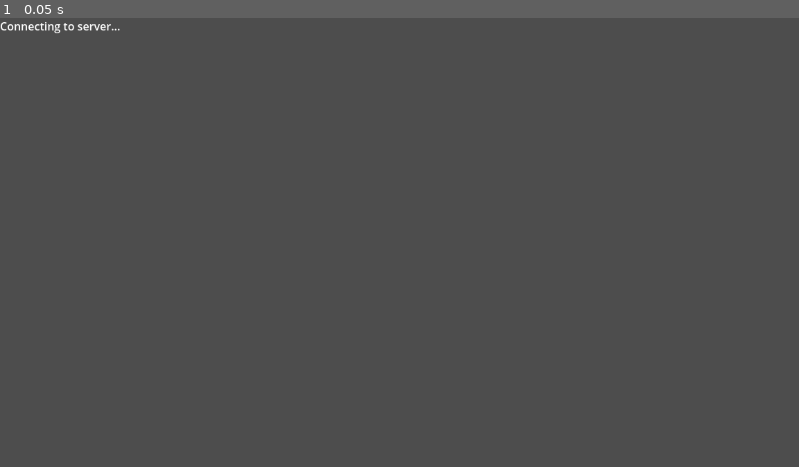
Above: before the commit, frame 1.
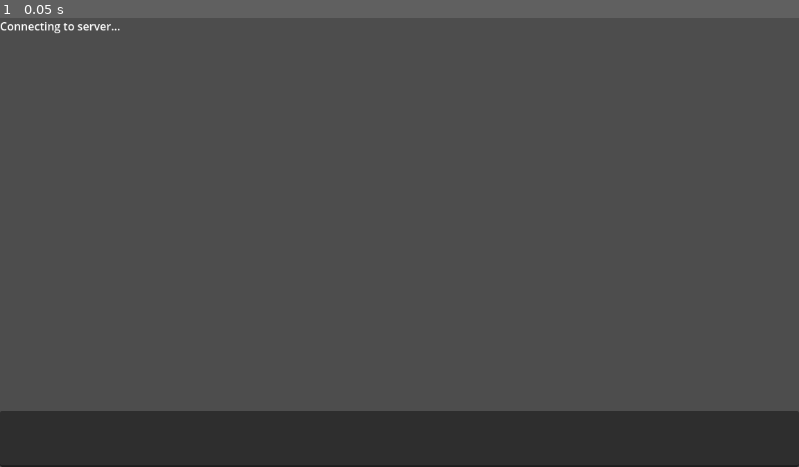
Above: after the commit, the same moment.

Repository: yeti-collective/go-godot-poc
Game: Godot game, scene res://Main.tscn
Two runs of this game, one before a commit and one after it. Both use one fixed random seed, a clock stepped at 60 frames per second and the inputs below.
Inputs:
- Up to frame 1 (0.05 s): no input

The runs differ from the first frame. In frame 1, 12% of the frame differs, in the area x 0-100%, y 87-100%.

Commit message:
Completed chat client connection

Diff:
--- a/client/Main.tscn
+++ b/client/Main.tscn
@@ -15,3 +15,12 @@
 grow_horizontal = 2
 script = ExtResource("2_uu6xs")
 metadata/_custom_type_script = "uid://duy2kpxogly3y"
+
+[node name="LineEdit" type="LineEdit" parent="GUI"]
+anchors_preset = 12
+anchor_top = 1.0
+anchor_right = 1.0
+anchor_bottom = 1.0
+offset_top = -81.0
+grow_horizontal = 2
+grow_vertical = 0
--- a/client/main.gd
+++ b/client/main.gd
@@ -3,28 +3,58 @@
 const packets := preload("res://packets.gd")
 
 @onready var chat_log: ChatLog = $GUI/ChatLog
+@onready var line_input: LineEdit = $GUI/LineEdit
 
 func _ready() -> void:
+	# Connect the websocket client to our packet handling methods
 	WebsocketClient.connected_to_server.connect(_on_ws_connected_to_server)
 	WebsocketClient.connection_closed.connect(_on_ws_connection_closed)
 	WebsocketClient.packet_received.connect(_on_ws_packet_received)
+
+	# Connect the line input
+	line_input.text_submitted.connect(_on_line_edit_text_submitted)
 
 	chat_log.info("Connecting to server...")
 	WebsocketClient.connect_to_url("ws://127.0.0.1:8080/ws")
 
 func _on_ws_connected_to_server() -> void:
-	var packet := packets.Packet.new()
-	var chat_msg := packet.new_chat()
-	chat_msg.set_msg("Hello, Golang!")
-
-	var err := WebsocketClient.send(packet)
-	if err:
-		chat_log.error("Error sending packet")
-	else:
-		chat_log.success("Sent packet")
+	chat_log.success("Connected to server!")
 
 func _on_ws_connection_closed() -> void:
 	chat_log.info("Connection closed")
 
 func _on_ws_packet_received(packet: packets.Packet) -> void:
-	chat_log.info("Received packet from the server: %s" % packet)
+	var sender_id := packet.get_sender_id()
+	if packet.has_id():
+		_handle_id_msg(sender_id, packet.get_id())
+	elif packet.has_chat():
+		_handle_chat_msg(sender_id, packet.get_chat())
+
+# This is the method that gets called on registration with the server. It means we
+# get to know our own client id.
+func _handle_id_msg(_sender_id: int, id_msg: packets.IdMessage) -> void:
+	var client_id := id_msg.get_id()
+	chat_log.success("You are ID #: %d" % client_id)
+
+# This one is the method that gets called when we receive a chat message.
+func _handle_chat_msg(sender_id: int, chat_msg: packets.ChatMessage) -> void:
+	chat_log.chat("Client %d" % sender_id, chat_msg.get_msg())
+
+# This gets called when the line edit is submitted
+func _on_line_edit_text_submitted(text: String) -> void:
+
+	# Compose a packet out of the chat message so that we can send it to the server
+	var packet := packets.Packet.new()
+	var chat_msg := packet.new_chat()
+	chat_msg.set_msg(text)
+
+	# Send the packet, and add the message to the log so that we can track our own
+	# contributions to the chat
+	var err := WebsocketClient.send(packet)
+	if err:
+		chat_log.error("Error sending chat message")
+	else:
+		chat_log.chat("You", text)
+
+	# Clear the input field
+	line_input.text = ""
